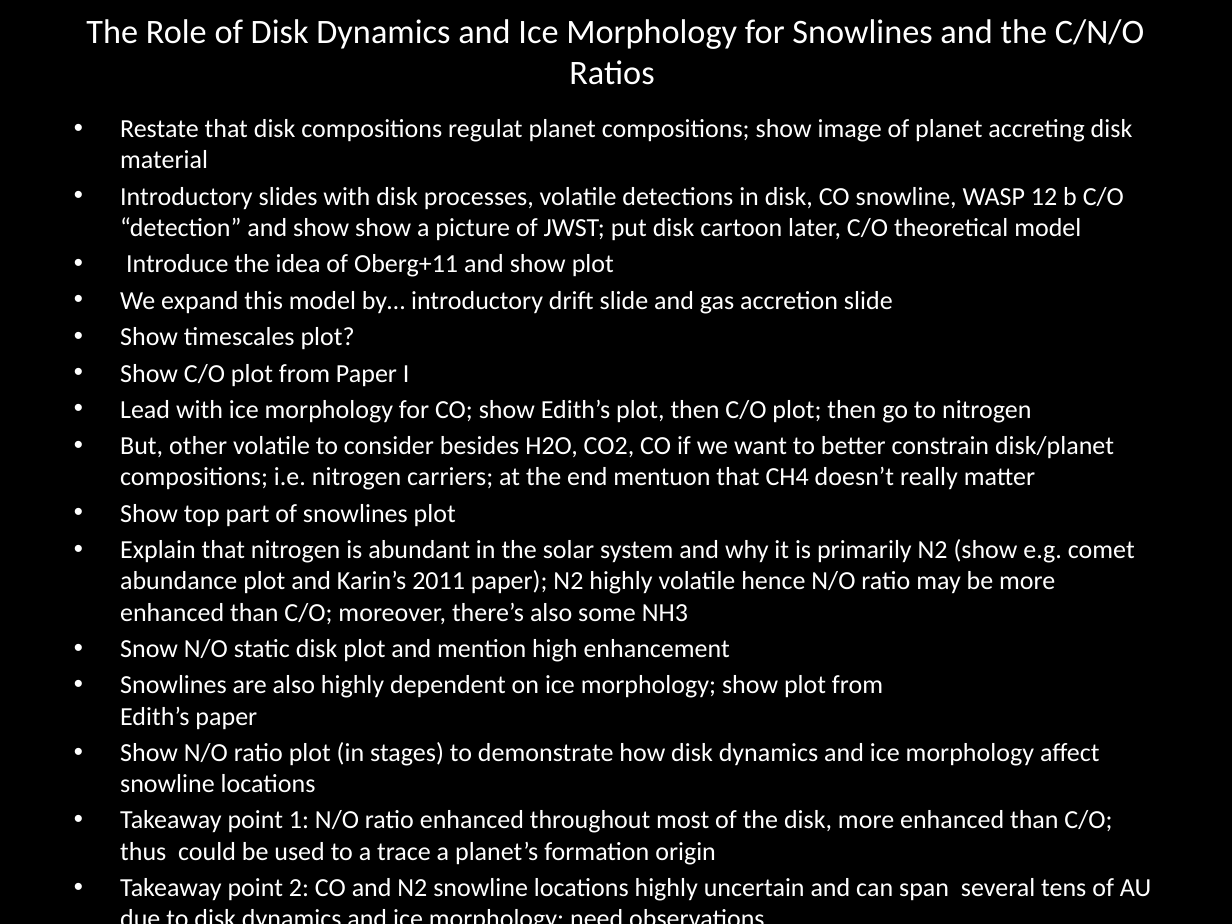
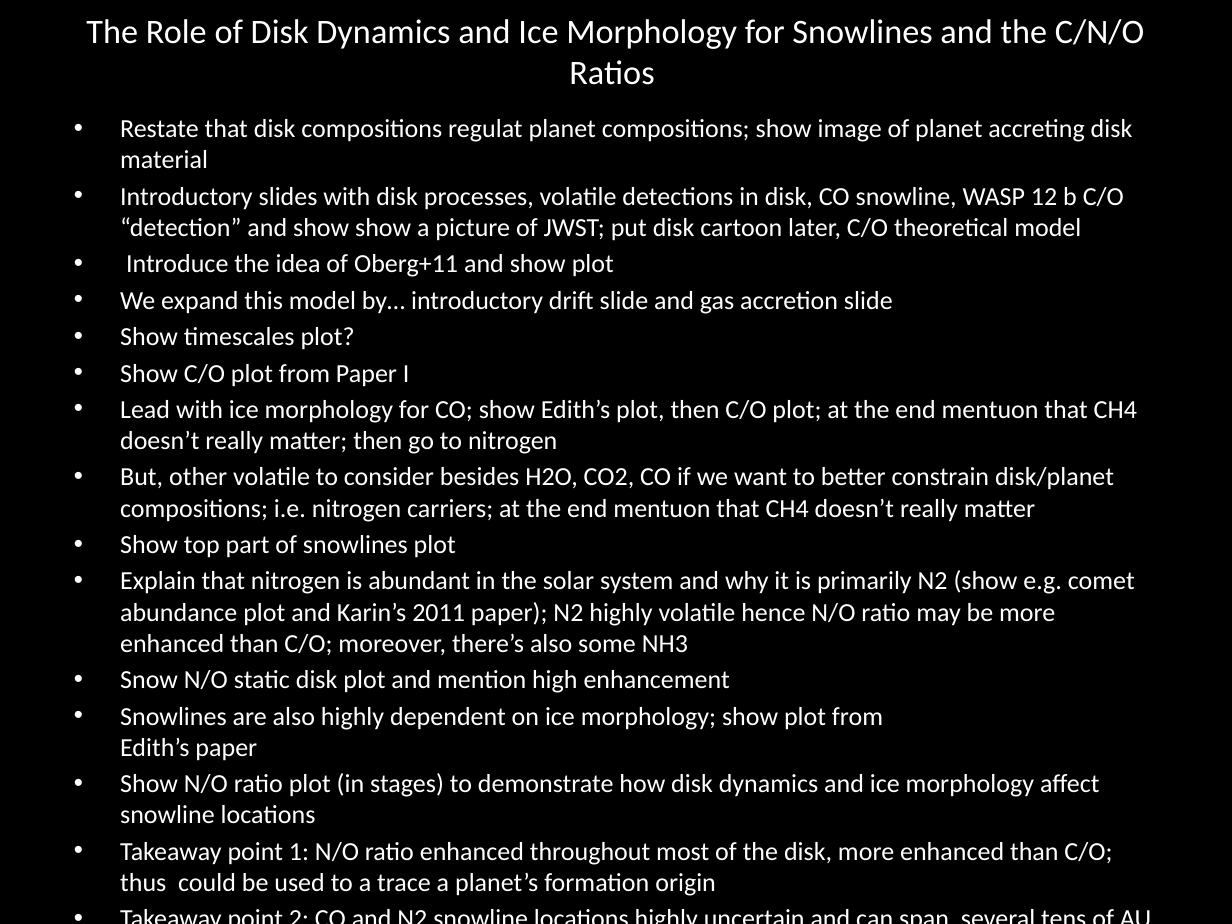
Before and after one commit to apiso/Thesis, a slide deck: slide 9 of slides/Thesis.pptx. Drawn at 1232x924 pixels with LibreOffice and Linux fonts; fonts in the diff are those of the drawing. Boxes give left, top, right and bottom in pixels: in the first picture for what was removed or moved away, otherwise in the second. Text is boxed around its words. In the diff, an @@ line names an element or a change of style, - is before the commit and + after.

Commit message:
update

```diff
--- a/slides/Thesis.pptx
+++ b/slides/Thesis.pptx
@@ text at (x1=120, y1=400, x2=1137, y2=454): text changed @@
-• Lead with ice morphology for CO; show Edith’s plot, then C/O plot; then go to nitrogen
+• Lead with ice morphology for CO; show Edith’s plot, then C/O plot; at the end mentuon that CH4 doesn’t really matter; then go to nitrogen
```
Also in this commit, not shown: 1 other slide changed.
